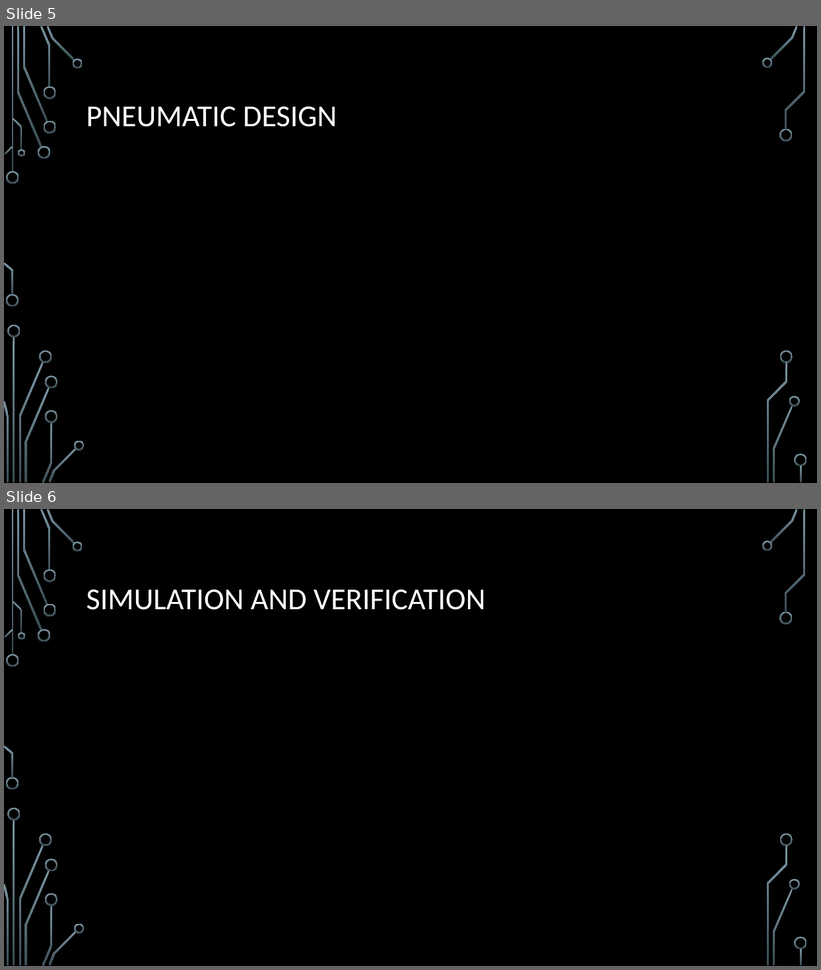
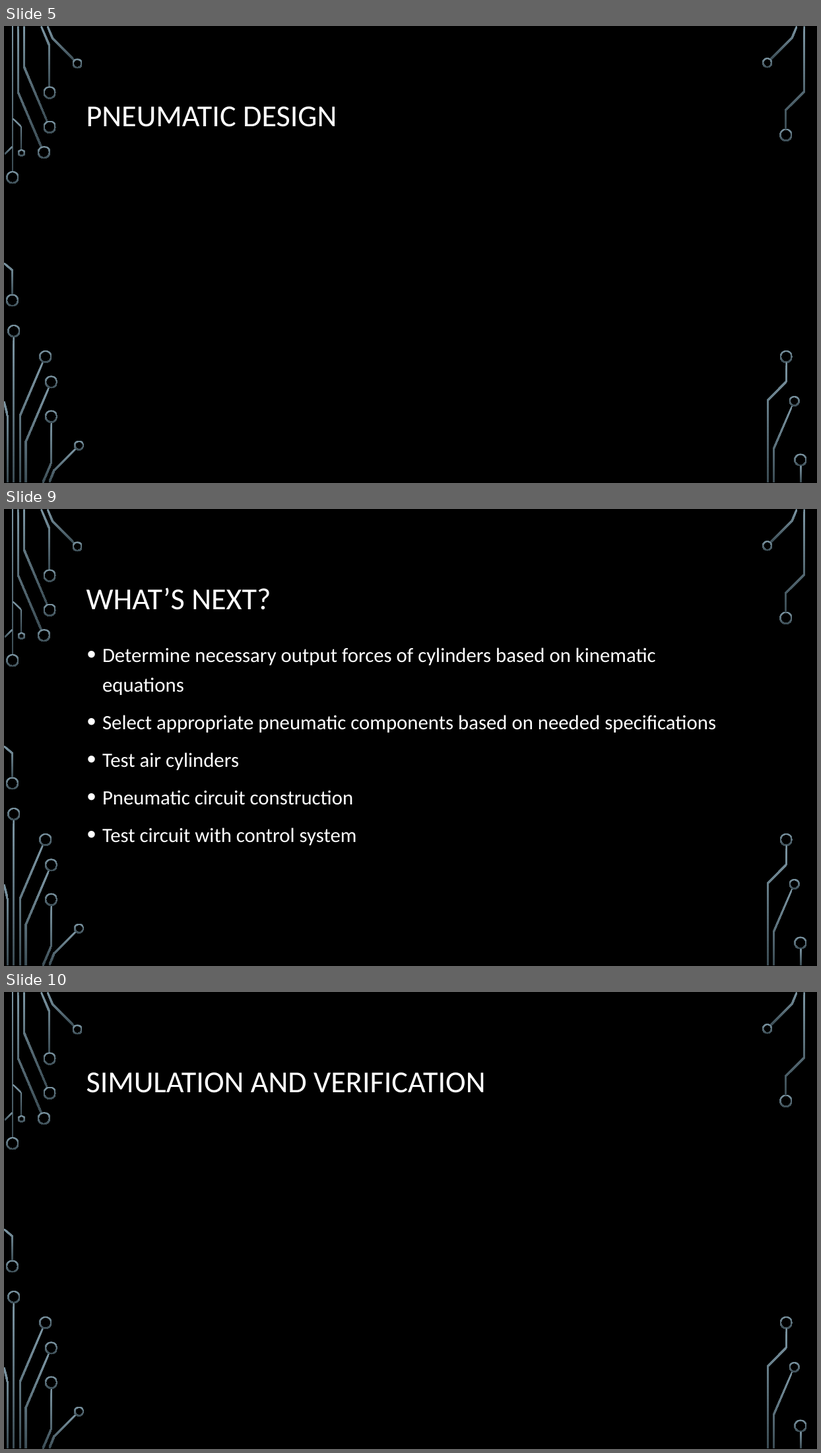
Before and after one commit to Logiant/AgileRoboticControls, a slide deck: Design Powerpoint.pptx. Shown one above the other, each under a label of ours: slides 5 and 6 before the commit, slides 5, 9 and 10 after it; the slides between them are not shown. The pictures are 821x970 and 821x1453 pixels, drawn with LibreOffice and Linux fonts; fonts in the diff are those of the drawing; background and template pictures are left out. Boxes give left, top, right and bottom in pixels: in the first picture for what was removed or moved away, otherwise in the second. Text is boxed around its words. In the diff, an @@ line names an element or a change of style, - is before the commit and + after.

Commit message:
Added Slides to PowerPoint Presentation
Added slides related to pneumatic design

```diff
--- a/Design Powerpoint.pptx
+++ b/Design Powerpoint.pptx
@@ slide 9 added at <box>4,509,817,966</box>, background picture (left out); not listed: 36 template elements that a slide beside it also shows @@
@@ title added at <box>86,588,271,610</box>, 36 pt, text #FFFFFF @@
+WHAT’S NEXT?
@@ text added at <box>102,648,716,846</box>, 24 pt, text #FFFFFF @@
+• Determine necessary output forces of cylinders based on kinematic equations
+• Select appropriate pneumatic components based on needed specifications
+• Test air cylinders
+• Pneumatic circuit construction
+• Test circuit with control system
@@ what was slide 6 is now slide 10 @@
```
Also in this commit, not shown: 1 slide changed, 3 other slides added.
